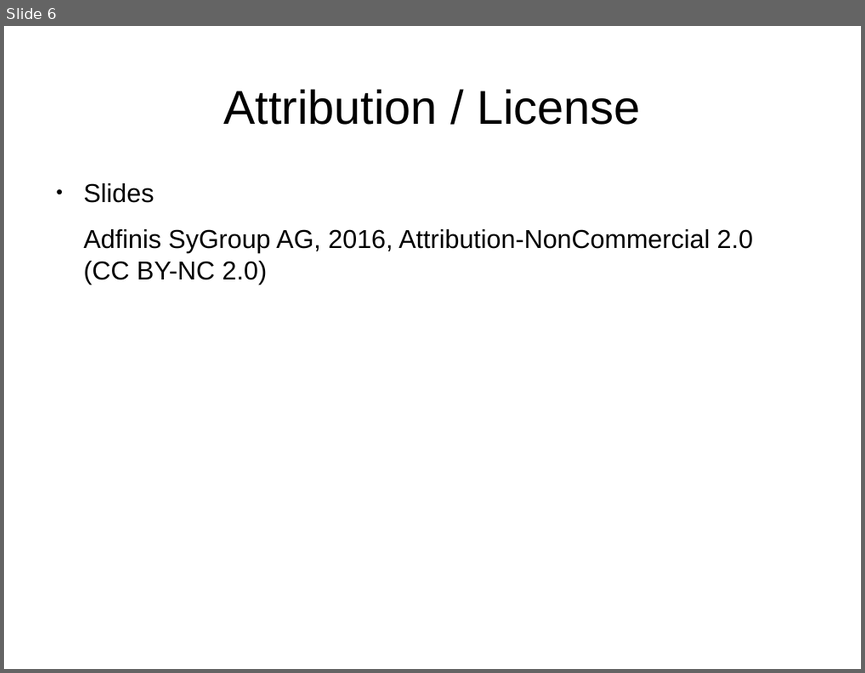
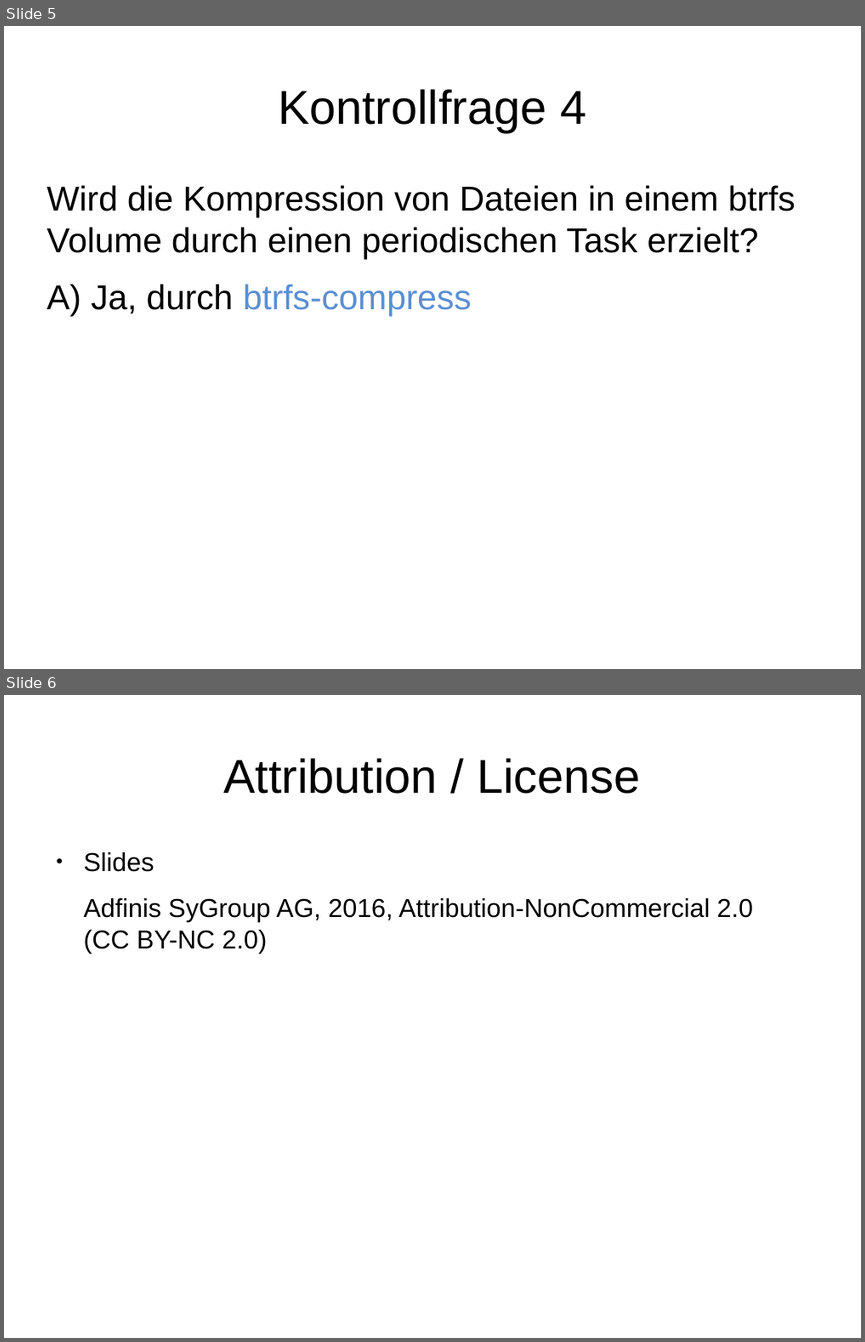
Before and after one commit to adfinis/adsy-trainings, a slide deck: SSA_SUSE-System-Administration/1003_btrfs/modul_btrfs_1003_04_check.odp. Shown one above the other, each under a label of ours: slide 6 before the commit, slides 5 and 6 after it. The pictures are 865x673 and 865x1342 pixels, drawn with LibreOffice and Linux fonts; fonts in the diff are those of the drawing. Boxes give left, top, right and bottom in pixels: in the first picture for what was removed or moved away, otherwise in the second. Text is boxed around its words. In the diff, an @@ line names an element or a change of style, - is before the commit and + after.

Commit message:
Finalize draft of btrfs content

```diff
--- a/SSA_SUSE-System-Administration/1003_btrfs/modul_btrfs_1003_04_check.odp
+++ b/SSA_SUSE-System-Administration/1003_btrfs/modul_btrfs_1003_04_check.odp
@@ slide 5 added at bbox=[4, 26, 861, 669], background #FFFFFF @@
@@ title added at bbox=[278, 89, 586, 132], 44 pt, text #000000 @@
+Kontrollfrage 4
@@ text added at bbox=[46, 185, 795, 315], 32 pt, text #000000 @@
+Wird die Kompression von Dateien in einem btrfs Volume durch einen periodischen Task erzielt?
+A) Ja, durch btrfs-compress
```
Also in this commit, not shown: 4 slides changed, 1 slide removed, 5 other files.
